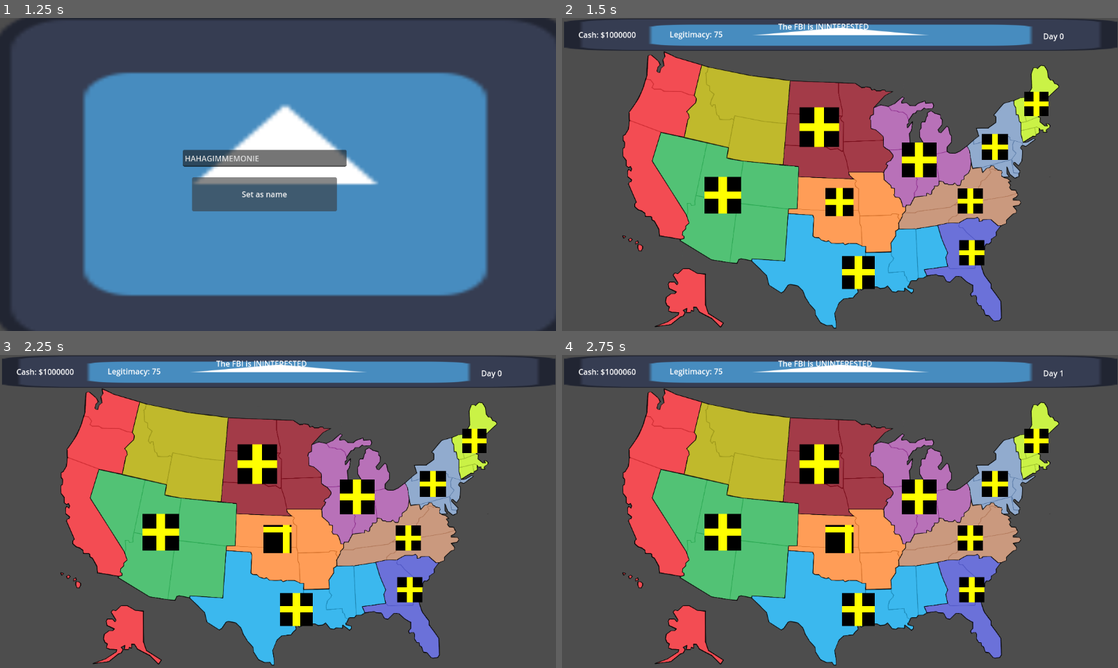
Above: before the commit, frames 1-4 (two rows, left to right).
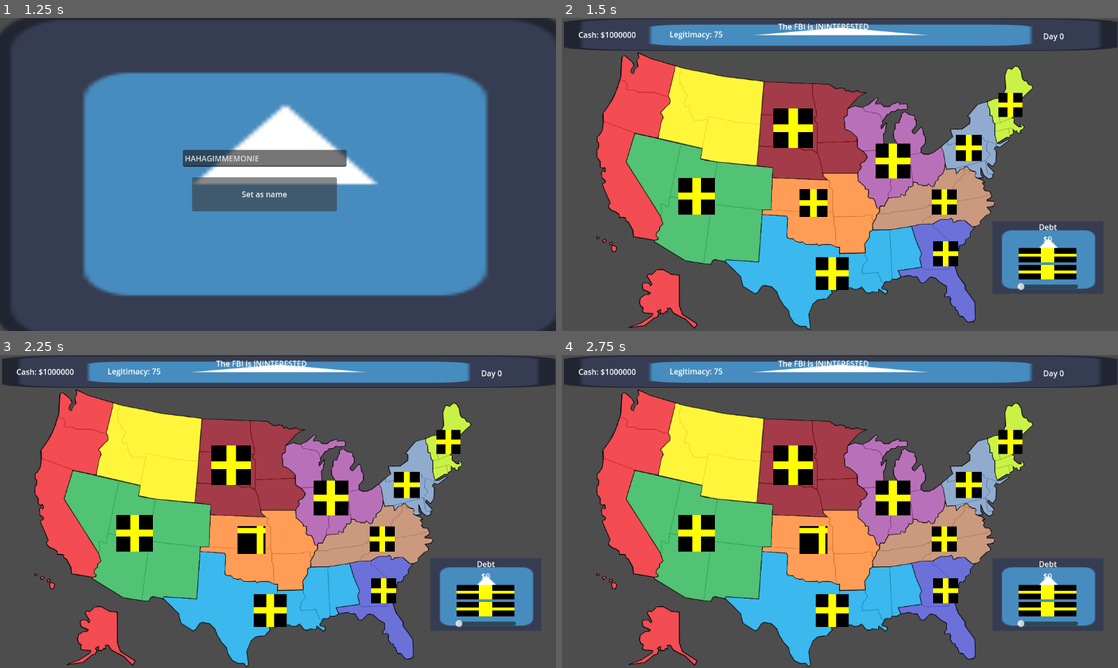
Above: after the commit, the same moments.

Repository: Baconsizzle1738/Pyramid-simulator-sim
Game: Godot game, scene res://Game_Scenes/Main_Menu.tscn
The game is run twice, just before and just after one commit, with the same random seed, the same clock (stepped at 60 frames per second) and the same inputs. The engine's default icon, where the game draws it, is replaced by a stand-in: a white triangle on a blue panel in a dark square.
Inputs (mouse positions are in pixels of both pictures, inside the frame that each line leads up to):
- Up to frame 1 (1.25 s): click "Start" at 0.5 s
- Up to frame 2 (1.5 s): click "Set as name" at 1.25 s
- Up to frame 3 (2.25 s): click (483, 592) at 2.02 s
- Up to frame 4 (2.75 s): no input

Frame 1 is identical in both runs. In frame 2, 38% of the frame differs, in the area x 6-96%, y 10-100%; in frame 3, 38%; in frame 4, 38%, in the area x 6-96%, y 1-100%.

Commit message:
start adding cashout mechanic

Diff:
--- a/Game_Scenes/Clickables/Northern_Rockies_Selectable.tscn
+++ b/Game_Scenes/Clickables/Northern_Rockies_Selectable.tscn
@@ -1,16 +1,16 @@
 [gd_scene load_steps=4 format=3 uid="uid://dxex4mtxqdd4s"]
 
 [ext_resource type="Script" path="res://Scripts/Scene_Scripts/Northern_Rockies_Selectable.gd" id="1_t3ov6"]
-[ext_resource type="Texture2D" uid="uid://di60nfhdda3tr" path="res://Assets/Map_Graphics/yellowRegion_ponziProject.png" id="2_a1d7h"]
+[ext_resource type="Texture2D" uid="uid://cb0ik11n7leny" path="res://Assets/Map_Graphics/yellowRegion_redo.png" id="2_5yacb"]
 
 [sub_resource type="SpriteFrames" id="SpriteFrames_v3qol"]
 animations = [{
 "frames": [{
 "duration": 1.0,
-"texture": ExtResource("2_a1d7h")
+"texture": ExtResource("2_5yacb")
 }, {
 "duration": 1.0,
-"texture": ExtResource("2_a1d7h")
+"texture": ExtResource("2_5yacb")
 }],
 "loop": true,
 "name": &"default",
--- a/Game_Scenes/Game_Map.tscn
+++ b/Game_Scenes/Game_Map.tscn
@@ -1,30 +1,32 @@
-[gd_scene load_steps=27 format=3 uid="uid://datvv4c7b10o4"]
+[gd_scene load_steps=29 format=3 uid="uid://datvv4c7b10o4"]
 
 [ext_resource type="Script" path="res://Scripts/Scene_Scripts/Game_Map.gd" id="1_0o6xc"]
 [ext_resource type="Texture2D" uid="uid://d0hcayid81rte" path="res://Assets/Temp/icon.svg" id="1_3fppp"]
 [ext_resource type="Texture2D" uid="uid://dl45o60jgy302" path="res://Assets/Map_Graphics/map_ponziProject.png" id="2_fxt1d"]
 [ext_resource type="PackedScene" uid="uid://tqve15lstf8n" path="res://Game_Scenes/Clickables/Pacific_Region_Selectable.tscn" id="4_3f574"]
 [ext_resource type="PackedScene" uid="uid://cg7toqor2aygk" path="res://Game_Scenes/Popups/Pacific_Popup.tscn" id="5_4igp3"]
-[ext_resource type="PackedScene" path="res://Game_Scenes/Clickables/Southwest_Selectable.tscn" id="6_0cwd3"]
+[ext_resource type="PackedScene" uid="uid://ri25dcymudl5" path="res://Game_Scenes/Clickables/Southwest_Selectable.tscn" id="6_0cwd3"]
 [ext_resource type="PackedScene" uid="uid://dxex4mtxqdd4s" path="res://Game_Scenes/Clickables/Northern_Rockies_Selectable.tscn" id="6_u0kkx"]
-[ext_resource type="PackedScene" path="res://Game_Scenes/Clickables/Northern_Plains_Selectable.tscn" id="7_lean7"]
+[ext_resource type="PackedScene" uid="uid://l1fxtjqpaxfw" path="res://Game_Scenes/Clickables/Northern_Plains_Selectable.tscn" id="7_lean7"]
 [ext_resource type="PackedScene" uid="uid://gsas4nig8cy4" path="res://Game_Scenes/Popups/Northern_Rockies_Popup.tscn" id="7_ner87"]
-[ext_resource type="PackedScene" path="res://Game_Scenes/Clickables/Southern_Plains_Selectable.tscn" id="8_dg5at"]
-[ext_resource type="PackedScene" path="res://Game_Scenes/Popups/Southwest_Popup.tscn" id="9_7dfnp"]
-[ext_resource type="PackedScene" path="res://Game_Scenes/Clickables/Gulf_Coast_Selectable.tscn" id="9_gpm3q"]
-[ext_resource type="PackedScene" path="res://Game_Scenes/Clickables/Midwest_Selectable.tscn" id="10_bgsx3"]
-[ext_resource type="PackedScene" path="res://Game_Scenes/Popups/Northern_Plains_Popup.tscn" id="11_tymo8"]
-[ext_resource type="PackedScene" path="res://Game_Scenes/Clickables/Appalachia_Selectable.tscn" id="11_xgupn"]
-[ext_resource type="PackedScene" path="res://Game_Scenes/Clickables/South_Atlantic_Selectable.tscn" id="12_6ko11"]
-[ext_resource type="PackedScene" path="res://Game_Scenes/Clickables/North_Atlantic_Selectable.tscn" id="13_ifc1p"]
-[ext_resource type="PackedScene" path="res://Game_Scenes/Popups/Southern_Plains_Popup.tscn" id="13_qjgxr"]
-[ext_resource type="PackedScene" path="res://Game_Scenes/Clickables/New_England_Selectable.tscn" id="14_g2aqd"]
-[ext_resource type="PackedScene" path="res://Game_Scenes/Popups/Gulf_Coast_Popup.tscn" id="15_r0vhv"]
-[ext_resource type="PackedScene" path="res://Game_Scenes/Popups/Midwest_Popup.tscn" id="17_6cwqu"]
-[ext_resource type="PackedScene" path="res://Game_Scenes/Popups/Appalachia_Popup.tscn" id="19_6by06"]
-[ext_resource type="PackedScene" path="res://Game_Scenes/Popups/South_Atlantic_Popup.tscn" id="21_qtjt7"]
-[ext_resource type="PackedScene" path="res://Game_Scenes/Popups/Northern_Atlantic_Popup.tscn" id="23_8ropb"]
-[ext_resource type="PackedScene" path="res://Game_Scenes/Popups/New_England_Popup.tscn" id="25_fc2g5"]
+[ext_resource type="PackedScene" uid="uid://c7ltnayvbb8bx" path="res://Game_Scenes/Clickables/Southern_Plains_Selectable.tscn" id="8_dg5at"]
+[ext_resource type="PackedScene" uid="uid://c3cjwib8lrva2" path="res://Game_Scenes/Popups/Southwest_Popup.tscn" id="9_7dfnp"]
+[ext_resource type="PackedScene" uid="uid://cglxn7k2yc41e" path="res://Game_Scenes/Clickables/Gulf_Coast_Selectable.tscn" id="9_gpm3q"]
+[ext_resource type="PackedScene" uid="uid://c2upgcdjty6r7" path="res://Game_Scenes/Clickables/Midwest_Selectable.tscn" id="10_bgsx3"]
+[ext_resource type="PackedScene" uid="uid://2vbl67m6f7qs" path="res://Game_Scenes/Popups/Northern_Plains_Popup.tscn" id="11_tymo8"]
+[ext_resource type="PackedScene" uid="uid://bjrckyni80img" path="res://Game_Scenes/Clickables/Appalachia_Selectable.tscn" id="11_xgupn"]
+[ext_resource type="PackedScene" uid="uid://cacxm18vf45kk" path="res://Game_Scenes/Clickables/South_Atlantic_Selectable.tscn" id="12_6ko11"]
+[ext_resource type="PackedScene" uid="uid://cm0txfy3gg3vr" path="res://Game_Scenes/Clickables/North_Atlantic_Selectable.tscn" id="13_ifc1p"]
+[ext_resource type="PackedScene" uid="uid://c5f8idolpjdfm" path="res://Game_Scenes/Popups/Southern_Plains_Popup.tscn" id="13_qjgxr"]
+[ext_resource type="PackedScene" uid="uid://bcgyl2byldh3q" path="res://Game_Scenes/Clickables/New_England_Selectable.tscn" id="14_g2aqd"]
+[ext_resource type="PackedScene" uid="uid://bre1weenlv0wg" path="res://Game_Scenes/Popups/Gulf_Coast_Popup.tscn" id="15_r0vhv"]
+[ext_resource type="PackedScene" uid="uid://0wxted528o6m" path="res://Game_Scenes/Popups/Midwest_Popup.tscn" id="17_6cwqu"]
+[ext_resource type="PackedScene" uid="uid://kscb5h6pc2ri" path="res://Game_Scenes/Popups/Appalachia_Popup.tscn" id="19_6by06"]
+[ext_resource type="PackedScene" uid="uid://bl77w3cersnj8" path="res://Game_Scenes/Popups/South_Atlantic_Popup.tscn" id="21_qtjt7"]
+[ext_resource type="PackedScene" uid="uid://born4gq235enn" path="res://Game_Scenes/Popups/Northern_Atlantic_Popup.tscn" id="23_8ropb"]
+[ext_resource type="PackedScene" uid="uid://vwiyyyror84n" path="res://Game_Scenes/Popups/New_England_Popup.tscn" id="25_fc2g5"]
+[ext_resource type="Texture2D" uid="uid://dg2bti02pie76" path="res://Assets/Temp/placeholder1.png" id="26_bcjtv"]
+[ext_resource type="Texture2D" uid="uid://dujsexumthhsn" path="res://Assets/Temp/placeholder2.png" id="27_bkxtv"]
 
 [sub_resource type="ButtonGroup" id="ButtonGroup_ekam5"]
 
@@ -32,7 +34,7 @@
 script = ExtResource("1_0o6xc")
 
 [node name="MapPonziProject" type="Sprite2D" parent="."]
-position = Vector2(583.085, 288.5)
+position = Vector2(529.085, 290.5)
 scale = Vector2(0.468902, 0.468902)
 texture = ExtResource("2_fxt1d")
 
@@ -42,37 +44,37 @@
 texture = ExtResource("1_3fppp")
 
 [node name="PacificRegionSelectable" parent="." instance=ExtResource("4_3f574")]
-position = Vector2(179, 303)
+position = Vector2(125, 305)
 
 [node name="NorthernRockiesSelectable" parent="." instance=ExtResource("6_u0kkx")]
-position = Vector2(361, 191)
+position = Vector2(307, 193)
 
 [node name="SouthwestSelectable" parent="." instance=ExtResource("6_0cwd3")]
-position = Vector2(332, 368)
+position = Vector2(278, 370)
 
 [node name="NorthernPlainsSelectable" parent="." instance=ExtResource("7_lean7")]
-position = Vector2(533, 227)
+position = Vector2(479, 229)
 
 [node name="SouthernPlainsSelectable" parent="." instance=ExtResource("8_dg5at")]
-position = Vector2(575, 381)
+position = Vector2(521, 383)
 
 [node name="GulfCoastSelectable" parent="." instance=ExtResource("9_gpm3q")]
-position = Vector2(614, 527)
+position = Vector2(560, 529)
 
 [node name="MidwestSelectable" parent="." instance=ExtResource("10_bgsx3")]
-position = Vector2(740, 294)
+position = Vector2(686, 296)
 
 [node name="AppalachiaSelectable" parent="." instance=ExtResource("11_xgupn")]
-position = Vector2(846, 379)
+position = Vector2(792, 381)
 
 [node name="SouthAtlanticSelectable" parent="." instance=ExtResource("12_6ko11")]
-position = Vector2(849, 486)
+position = Vector2(795, 488)
 
 [node name="NorthAtlanticSelectable" parent="." instance=ExtResource("13_ifc1p")]
-position = Vector2(897, 267)
+position = Vector2(843, 269)
 
 [node name="NewEnglandSelectable" parent="." instance=ExtResource("14_g2aqd")]
-position = Vector2(983, 178)
+position = Vector2(929, 180)
 
 [node name="PacificWindow" type="Window" parent="."]
 title = "Pacific Region"
@@ -233,6 +235,70 @@
 offset_bottom = 49.0
 text = "Day 0"
 vertical_alignment = 1
+
+[node name="Debt" type="Control" parent="."]
+clip_contents = true
+layout_mode = 3
+anchors_preset = 0
+offset_left = 892.0
+offset_top = 421.0
+offset_right = 1122.0
+offset_bottom = 571.0
+
+[node name="Icon2" type="Sprite2D" parent="Debt"]
+position = Vector2(116, 76)
+scale = Vector2(2.19336, 1.4375)
+texture = ExtResource("1_3fppp")
+
+[node name="Debt" type="Label" parent="Debt"]
+layout_mode = 0
+offset_right = 230.0
+offset_bottom = 23.0
+text = "Debt"
+horizontal_alignment = 1
+vertical_alignment = 1
+
+[node name="Amount" type="Label" parent="Debt"]
+layout_mode = 0
+offset_top = 25.0
+offset_right = 230.0
+offset_bottom = 48.0
+text = "$0"
+horizontal_alignment = 1
+vertical_alignment = 1
+
+[node name="PayAll" type="TextureButton" parent="Debt"]
+layout_mode = 0
+offset_left = 54.0
+offset_top = 55.0
+offset_right = 174.0
+offset_bottom = 85.0
+texture_normal = ExtResource("26_bcjtv")
+texture_pressed = ExtResource("27_bkxtv")
+texture_disabled = ExtResource("1_3fppp")
+ignore_texture_size = true
+stretch_mode = 0
+
+[node name="PayAmount" type="TextureButton" parent="Debt"]
+layout_mode = 0
+offset_left = 54.0
+offset_top = 90.0
+offset_right = 174.0
+offset_bottom = 120.0
+texture_normal = ExtResource("26_bcjtv")
+texture_pressed = ExtResource("27_bkxtv")
+texture_disabled = ExtResource("1_3fppp")
+ignore_texture_size = true
+stretch_mode = 0
+
+[node name="HSlider" type="HSlider" parent="Debt"]
+layout_mode = 0
+offset_left = 51.0
+offset_top = 127.0
+offset_right = 177.0
+offset_bottom = 143.0
+rounded = true
+scrollable = false
 
 [connection signal="close_requested" from="PacificWindow" to="." method="_on_pacific_window_close_requested"]
 [connection signal="close_requested" from="NorthernRockiesWindow" to="." method="_on_northern_rockies_window_close_requested"]
--- /dev/null
+++ b/Game_Scenes/Popup_Base_Bkgd.tscn
@@ -0,0 +1,25 @@
+[gd_scene load_steps=2 format=3 uid="uid://dmlrmano2ig6n"]
+
+[ext_resource type="Texture2D" uid="uid://d0hcayid81rte" path="res://Assets/Temp/icon.svg" id="1_wk63k"]
+
+[node name="PopupBaseBkgd" type="Node2D"]
+
+[node name="Icon" type="Sprite2D" parent="."]
+position = Vector2(399.5, 200.5)
+scale = Vector2(6.24219, 3.11719)
+texture = ExtResource("1_wk63k")
+
+[node name="Icon2" type="Sprite2D" parent="."]
+position = Vector2(657, 200.5)
+scale = Vector2(2.20313, 3.11719)
+texture = ExtResource("1_wk63k")
+
+[node name="Icon3" type="Sprite2D" parent="."]
+position = Vector2(657, 103.5)
+scale = Vector2(2.20313, 1.61719)
+texture = ExtResource("1_wk63k")
+
+[node name="Icon4" type="Sprite2D" parent="."]
+position = Vector2(657.5, 303)
+scale = Vector2(2.21094, 1.51563)
+texture = ExtResource("1_wk63k")
--- a/Game_Scenes/Popups/Northern_Rockies_Popup.tscn
+++ b/Game_Scenes/Popups/Northern_Rockies_Popup.tscn
@@ -1,7 +1,7 @@
 [gd_scene load_steps=3 format=3 uid="uid://gsas4nig8cy4"]
 
-[ext_resource type="Texture2D" uid="uid://d0hcayid81rte" path="res://Assets/Temp/icon.svg" id="1_du4e5"]
-[ext_resource type="Texture2D" uid="uid://di60nfhdda3tr" path="res://Assets/Map_Graphics/yellowRegion_ponziProject.png" id="2_hadte"]
+[ext_resource type="PackedScene" uid="uid://dmlrmano2ig6n" path="res://Game_Scenes/Popup_Base_Bkgd.tscn" id="1_s1x7h"]
+[ext_resource type="Texture2D" uid="uid://cb0ik11n7leny" path="res://Assets/Map_Graphics/yellowRegion_redo.png" id="2_by1yt"]
 
 [node name="NorthernRockiesPopup" type="Control"]
 layout_mode = 3
@@ -12,12 +12,9 @@
 grow_horizontal = 2
 grow_vertical = 2
 
-[node name="Icon" type="Sprite2D" parent="."]
-position = Vector2(399.5, 198.5)
-scale = Vector2(6.22656, 3.11719)
-texture = ExtResource("1_du4e5")
+[node name="PopupBaseBkgd" parent="." instance=ExtResource("1_s1x7h")]
 
-[node name="NorthRockies" type="Sprite2D" parent="."]
-position = Vector2(250, 200)
-scale = Vector2(0.818979, 0.818979)
-texture = ExtResource("2_hadte")
+[node name="NorthernRockies" type="Sprite2D" parent="."]
+position = Vector2(262, 200)
+scale = Vector2(0.829365, 0.829365)
+texture = ExtResource("2_by1yt")
--- a/Game_Scenes/Popups/Pacific_Popup.tscn
+++ b/Game_Scenes/Popups/Pacific_Popup.tscn
@@ -1,11 +1,12 @@
-[gd_scene load_steps=15 format=3 uid="uid://cg7toqor2aygk"]
+[gd_scene load_steps=16 format=3 uid="uid://cg7toqor2aygk"]
 
 [ext_resource type="Texture2D" uid="uid://d0hcayid81rte" path="res://Assets/Temp/icon.svg" id="1_3ni02"]
 [ext_resource type="Script" path="res://Scripts/Popup_Scripts/Pacific_Popup.gd" id="1_fp6li"]
-[ext_resource type="Texture2D" uid="uid://bgog56fbgc40x" path="res://Assets/Temp/Pacific_region.png" id="1_sl6m7"]
 [ext_resource type="Texture2D" uid="uid://dg2bti02pie76" path="res://Assets/Temp/placeholder1.png" id="3_8p2ej"]
+[ext_resource type="PackedScene" uid="uid://dmlrmano2ig6n" path="res://Game_Scenes/Popup_Base_Bkgd.tscn" id="3_rc1p1"]
 [ext_resource type="Texture2D" uid="uid://dujsexumthhsn" path="res://Assets/Temp/placeholder2.png" id="4_3g2js"]
 [ext_resource type="ButtonGroup" uid="uid://18mtff06jo8l" path="res://Assets/Button_Groups/Pacific_Cities.tres" id="4_gfrrf"]
+[ext_resource type="Texture2D" uid="uid://dbqur1uqsokte" path="res://Assets/Map_Graphics/redRegion_ponziProject.png" id="4_jpkch"]
 [ext_resource type="Script" path="res://Scripts/Button_Scripts/Seattle.gd" id="7_3uorx"]
 [ext_resource type="Script" path="res://Scripts/Button_Scripts/Portland.gd" id="8_j3k71"]
 [ext_resource type="PackedScene" uid="uid://efbeq0ykeep8" path="res://Game_Scenes/Player_Icon.tscn" id="8_opc0s"]
@@ -24,24 +25,21 @@
 script = ExtResource("1_fp6li")
 group = ExtResource("4_gfrrf")
 
-[node name="Icon" type="Sprite2D" parent="."]
-position = Vector2(399.5, 200.5)
-scale = Vector2(6.24219, 3.11719)
-texture = ExtResource("1_3ni02")
-
-[node name="PacificRegion" type="Sprite2D" parent="."]
-position = Vector2(245, 196)
-rotation = -0.95295
-scale = Vector2(0.652816, 0.652816)
-texture = ExtResource("1_sl6m7")
+[node name="PopupBaseBkgd" parent="." instance=ExtResource("3_rc1p1")]
+
+[node name="RedRegionPonziProject" type="Sprite2D" parent="."]
+position = Vector2(248.636, 202.589)
+rotation = -0.904081
+scale = Vector2(0.430726, 0.430726)
+texture = ExtResource("4_jpkch")
 
 [node name="Cities" type="Node" parent="."]
 
 [node name="Seattle" type="TextureButton" parent="Cities"]
-offset_left = 35.0
-offset_top = 70.0
-offset_right = 67.0
-offset_bottom = 102.0
+offset_left = 37.0
+offset_top = 58.0
+offset_right = 69.0
+offset_bottom = 90.0
 toggle_mode = true
 button_group = ExtResource("4_gfrrf")
 texture_normal = ExtResource("3_8p2ej")
@@ -66,16 +64,16 @@
 [node name="Player" parent="Cities/Seattle" instance=ExtResource("8_opc0s")]
 visible = false
 show_behind_parent = true
-offset_left = 14.0
-offset_top = -6.0
-offset_right = 14.0
+offset_left = 15.0
+offset_top = -6.0
+offset_right = 15.0
 offset_bottom = -6.0
 
 [node name="Portland" type="TextureButton" parent="Cities"]
 offset_left = 68.0
-offset_top = 119.0
+offset_top = 110.0
 offset_right = 100.0
-offset_bottom = 151.0
+offset_bottom = 142.0
 toggle_mode = true
 button_group = ExtResource("4_gfrrf")
 texture_normal = ExtResource("3_8p2ej")
@@ -106,10 +104,10 @@
 offset_bottom = -6.0
 
 [node name="San Francisco" type="TextureButton" parent="Cities"]
-offset_left = 149.0
-offset_top = 222.0
-offset_right = 181.0
-offset_bottom = 254.0
+offset_left = 150.0
+offset_top = 226.0
+offset_right = 182.0
+offset_bottom = 258.0
 toggle_mode = true
 button_group = ExtResource("4_gfrrf")
 texture_normal = ExtResource("3_8p2ej")
@@ -140,10 +138,10 @@
 offset_bottom = -6.0
 
 [node name="Los Angeles" type="TextureButton" parent="Cities"]
-offset_left = 241.0
-offset_top = 240.0
-offset_right = 273.0
-offset_bottom = 272.0
+offset_left = 242.0
+offset_top = 250.0
+offset_right = 274.0
+offset_bottom = 282.0
 toggle_mode = true
 button_group = ExtResource("4_gfrrf")
 texture_normal = ExtResource("3_8p2ej")
@@ -174,10 +172,10 @@
 offset_bottom = -6.0
 
 [node name="Honolulu" type="TextureButton" parent="Cities"]
-offset_left = 257.0
-offset_top = 304.0
-offset_right = 289.0
-offset_bottom = 336.0
+offset_left = 251.0
+offset_top = 313.0
+offset_right = 283.0
+offset_bottom = 345.0
 toggle_mode = true
 button_group = ExtResource("4_gfrrf")
 texture_normal = ExtResource("3_8p2ej")
@@ -208,10 +206,10 @@
 offset_bottom = -6.0
 
 [node name="Anchorage" type="TextureButton" parent="Cities"]
-offset_left = 429.0
-offset_top = 284.0
-offset_right = 461.0
-offset_bottom = 316.0
+offset_left = 419.0
+offset_top = 305.0
+offset_right = 451.0
+offset_bottom = 337.0
 toggle_mode = true
 button_group = ExtResource("4_gfrrf")
 texture_normal = ExtResource("3_8p2ej")
@@ -245,42 +243,27 @@
 
 [node name="Seattle" parent="CityHQ" instance=ExtResource("13_lvhlx")]
 visible = false
-position = Vector2(45, 63)
+position = Vector2(33, 64)
 
 [node name="Portland" parent="CityHQ" instance=ExtResource("13_lvhlx")]
 visible = false
-position = Vector2(88, 157)
+position = Vector2(77, 145)
 
 [node name="San Francisco" parent="CityHQ" instance=ExtResource("13_lvhlx")]
 visible = false
-position = Vector2(157, 217)
+position = Vector2(144, 227)
 
 [node name="Los Angeles" parent="CityHQ" instance=ExtResource("13_lvhlx")]
 visible = false
-position = Vector2(234, 261)
+position = Vector2(236, 261)
 
 [node name="Honolulu" parent="CityHQ" instance=ExtResource("13_lvhlx")]
 visible = false
-position = Vector2(253, 314)
+position = Vector2(247, 343)
 
 [node name="Anchorage" parent="CityHQ" instance=ExtResource("13_lvhlx")]
 visible = false
-position = Vector2(432, 320)
-
-[node name="Icon2" type="Sprite2D" parent="."]
-position = Vector2(657, 200.5)
-scale = Vector2(2.20313, 3.11719)
-texture = ExtResource("1_3ni02")
-
-[node name="Icon3" type="Sprite2D" parent="."]
-position = Vector2(657, 103.5)
-scale = Vector2(2.20313, 1.61719)
-texture = ExtResource("1_3ni02")
-
-[node name="Icon4" type="Sprite2D" parent="."]
-position = Vector2(657.5, 303)
-scale = Vector2(2.21094, 1.51563)
-texture = ExtResource("1_3ni02")
+position = Vector2(450, 299)
 
 [node name="Data" type="Control" parent="."]
 layout_mode = 1
--- a/Scripts/Game_Data.gd
+++ b/Scripts/Game_Data.gd
@@ -4,6 +4,10 @@
 const DEFAULT_TIER3_WORTH = 2500
 const DEFAULT_TIER2_WORTH = 300
 const DEFAULT_TIER1_WORTH = 20
+
+const DEFAULT_CASHOUT_RATE = 0.05
+const TIME_TO_PAY_DEBT = 15 # time player has to pay debt
+const ROI = 1.2 # ROI that the investors demand on cashout
 
 const TIME_TO_TRAVEL = 4 #time it takes to travel in days
 
@@ -20,10 +24,15 @@
 var cash = 1000000.0
 var FBIsus = 0.0 #ceil the number to get the FBIstatus(FBIstatis[ceil(FBIsus)])
 var FBIstatus = ["UNINTERESTED", "INTRIGUED", "SUSPICIOUS", "ALARMED", "APPREHENDING"]
+var FBIprogress = 0.0
 var Tier3Worth = DEFAULT_TIER3_WORTH
 var Tier2Worth = DEFAULT_TIER2_WORTH
 var Tier1Worth = DEFAULT_TIER1_WORTH
 var LegitIncreaseFactor = 1.0 + (legit-50)/100.0
+
+var cashoutRate = DEFAULT_CASHOUT_RATE
+var debt = 0
+var debtDays = 0
 
 var currLocation
 var travelling = false
@@ -36,9 +45,11 @@
 	legit = 75
 	cash = 1000000.0
 	FBIsus = 0.0
+	FBIprogress = 0.0
 	Tier3Worth = DEFAULT_TIER3_WORTH
 	Tier2Worth = DEFAULT_TIER2_WORTH
 	Tier1Worth = DEFAULT_TIER1_WORTH
+	cashoutRate = DEFAULT_CASHOUT_RATE
 	days = 0
 	choosing = true
 	LegitIncreaseFactor = 1.0 + (legit-50)/100.0
@@ -57,6 +68,15 @@
 	if travelTimer == 0:
 		travelling = false
 		currLocation = destination
+
+	# done in Game_map file
+	#debtDays -= 1
+	#if debtDays <= -1:
+		#debtDays = -1
+	#if debtDays == 0:
+		#pass
+
+	FBIsus += FBIprogress
 
 
 # basic functions
--- a/Scripts/Popup_Scripts/Pacific_Popup.gd
+++ b/Scripts/Popup_Scripts/Pacific_Popup.gd
@@ -12,7 +12,7 @@
 
 	AdCost = regionPopulation * AD_COST_FACTOR
 	$Data/AdCost.text = "$"+str(round(AdCost))
-	$Run_Ads.disabled = AdCost > GameData.cash
+	$Run_Ads.disabled = (AdCost > GameData.cash) or GameData.choosing
 
 func button_pressed():
 	#print(group.get_pressed_button().get_name())
@@ -20,12 +20,13 @@
 	$Data/Population.text = "Population: "+GameData.numSuffix(group.get_pressed_button().population)
 	$Data/HQCost.text = "HQ cost: $"+str(group.get_pressed_button().HQBaseCost)
 
-	$Build_HQ.disabled = (GameData.cash <= group.get_pressed_button().HQBaseCost) or (group.get_pressed_button().HQTimer > 0) or (group.get_pressed_button().HQs == 1)
-	$Travel.disabled = GameData.travelling or group.get_pressed_button().hasPlayer or group.get_pressed_button().HQs < 1
+	$Build_HQ.disabled = !GameData.choosing and (GameData.cash <= group.get_pressed_button().HQBaseCost) or (group.get_pressed_button().HQTimer > 0) or (group.get_pressed_button().HQs == 1)
+	$Travel.disabled = GameData.travelling or group.get_pressed_button().hasPlayer or group.get_pressed_button().HQs < 1 or GameData.choosing
 
 
 # Called to update region data
 func tick():
+	#increase in cash
 	#add to buffers
 	var AllIncreaseFactor = publicity * GameData.LegitIncreaseFactor # for non tier dependent factors
 	buffer3 += regionPopulation * Tier3GrowthFactor * ExternalFactor3 * AllIncreaseFactor
@@ -37,20 +38,24 @@
 	#print(group.get_pressed_button())
 	publicity += publicGrowth #growth of publicity
 	print("publicity "+str(publicity))
-
 	#subtract from buffer
 	buffer3 -= grow3
 	buffer2 -= grow2
 	buffer1 -= grow1
 	#print("buffer2 "+str(buffer2))
-
 	Tier3 += grow3
 	Tier2 += grow2
 	Tier1 += grow1
 	#print("Tier2 "+str(Tier2))
-
 	var TotalCashGenerated = grow3*GameData.Tier3Worth + grow2*GameData.Tier2Worth + grow1*GameData.Tier1Worth
 	GameData.cash += TotalCashGenerated
+
+	#amount of investors cashing out after around half a year
+	if GameData.days >= 183 and GameData.days%30 == 0:
+		var t3out = round(GameData.cashoutRate * Tier3)
+		pass
+
+
 
 	#Ad timer logic
 	daysSinceAd -= 1
@@ -100,12 +105,26 @@
 
 
 func _on_build_hq_pressed():
-	GameData.cash -= group.get_pressed_button().HQBaseCost
-	group.get_pressed_button().HQTimer = GameData.HQBuildTime
-	group.get_pressed_button().get_child(0).visible = true
-	group.get_pressed_button().get_child(0).max_value = GameData.HQBuildTime
-	group.get_pressed_button().get_child(0).value = GameData.HQBuildTime
-	$Build_HQ.disabled = true
+	if !GameData.choosing:
+		GameData.cash -= group.get_pressed_button().HQBaseCost
+		group.get_pressed_button().HQTimer = GameData.HQBuildTime
+		group.get_pressed_button().get_child(0).visible = true
+		group.get_pressed_button().get_child(0).max_value = GameData.HQBuildTime
+		group.get_pressed_button().get_child(0).value = GameData.HQBuildTime
+		$Build_HQ.disabled = true
+
+	else: # player chooses one free node to start at
+		get_node("CityHQ/"+group.get_pressed_button().get_name()).visible = true #HQ name and button name MUST BE THE SAME
+		#GameData.cash -= group.get_pressed_button().HQBaseCost
+		#group.get_pressed_button().HQTimer = GameData.HQBuildTime
+		#group.get_pressed_button().get_child(0).visible = true
+		#group.get_pressed_button().get_child(0).max_value = GameData.HQBuildTime
+		#group.get_pressed_button().get_child(0).value = GameData.HQBuildTime
+		group.get_pressed_button().HQs = 1
+		GameData.choosing = false
+		GameData.currLocation = group.get_pressed_button().get_name()
+		$Build_HQ.disabled = true
+
 	update_button_cash_disabled()
 
 func _on_travel_pressed():
@@ -133,5 +152,5 @@
 
 func update_button_cash_disabled():
 	$Build_HQ.disabled = (GameData.cash <= group.get_pressed_button().HQBaseCost) or (group.get_pressed_button().HQTimer > 0) or (group.get_pressed_button().HQs == 1)
-	$Run_Ads.disabled = (AdCost > GameData.cash) or (daysSinceAd > 0)
+	$Run_Ads.disabled = (AdCost > GameData.cash) or (daysSinceAd > 0) or GameData.choosing
 	$Travel.disabled = GameData.travelling or group.get_pressed_button().hasPlayer or group.get_pressed_button().HQs < 1
--- a/Scripts/Scene_Scripts/Game_Map.gd
+++ b/Scripts/Scene_Scripts/Game_Map.gd
@@ -58,7 +58,7 @@
 		#print(PacificIndex)
 		frameOneLoad = true
 
-	if GameData.choosing: #make !choosing later
+	if !GameData.choosing: #make !choosing later
 		timePast += delta
 		#print(delta)
 		if timePast >= 1: # tick game every "second" representing a "day"
@@ -66,6 +66,13 @@
 
 			#tick each region
 			$PacificWindow/PacificPopup.tick()
+
+			#debt timer
+			GameData.debtDays -= 1
+			if GameData.debtDays <= -1:
+				GameData.debtDays = -1
+			if GameData.debtDays == 0:
+				pass
 
 			GameData.tick() # day go up
 
Binary file added: Assets/Map_Graphics/yellowRegion_redo.png
Not shown, changed: Assets/Map_Graphics/yellowRegion_redo.png.import
Renamed: Assets/Map_Graphics/yellowRegion_ponziProject.png -> Assets/Temp/yellowRegion_ponziProject.png
Not shown, added: Assets/Temp/yellowRegion_ponziProject.png.import
